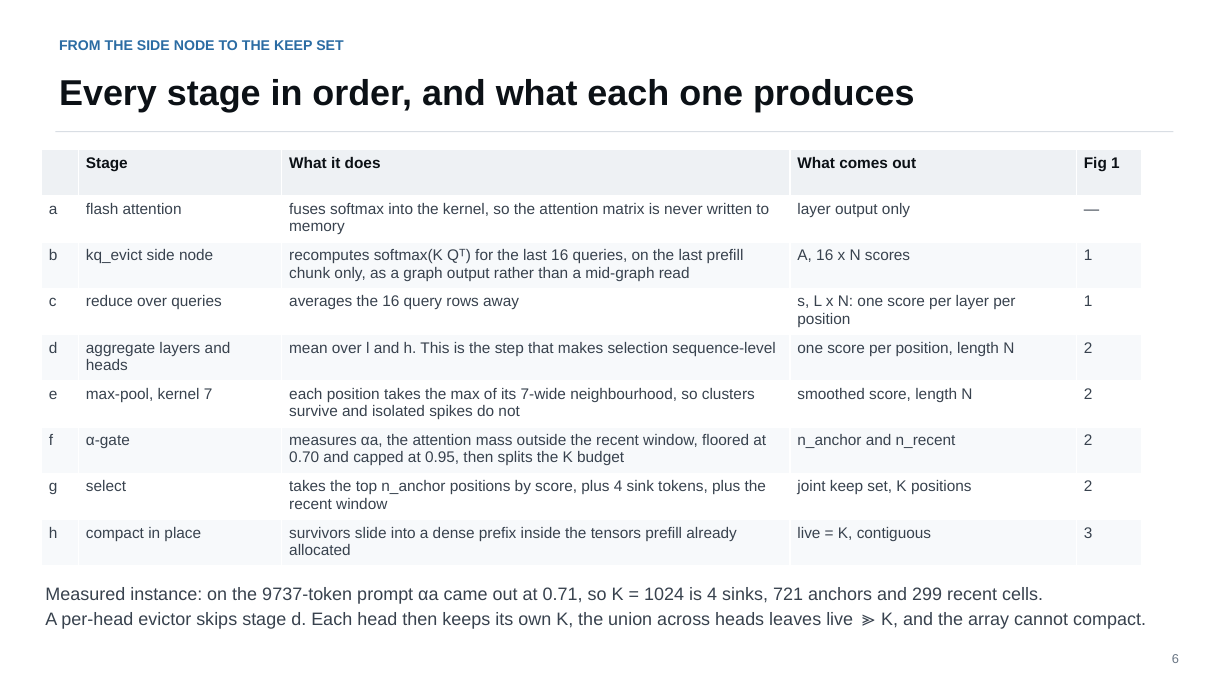
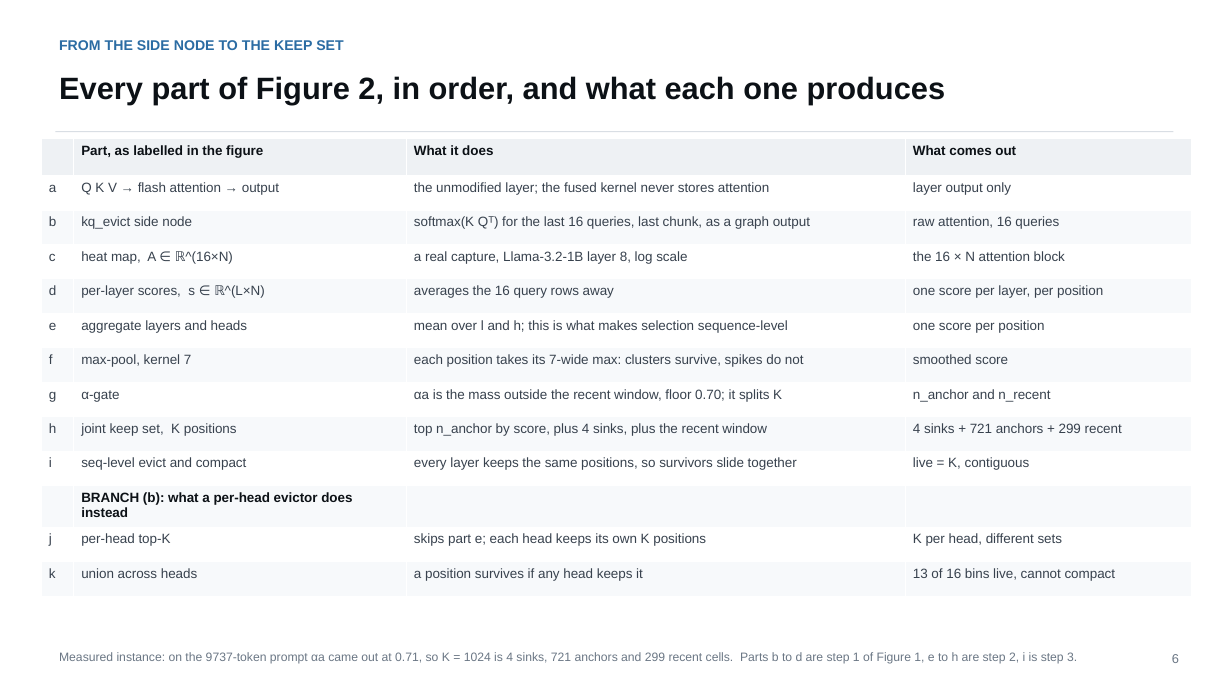
Before and after one commit to Romyull-Islam/EndurKV, a slide deck: slide 6 of muKV_full_deck.pptx. Drawn at 1232x693 pixels with LibreOffice and Linux fonts; fonts in the diff are those of the drawing. Boxes give left, top, right and bottom in pixels: in the first picture for what was removed or moved away, otherwise in the second. Text is boxed around its words. In the diff, an @@ line names an element or a change of style, - is before the commit and + after.

```diff
--- a/muKV_full_deck.pptx
+++ b/muKV_full_deck.pptx
@@ text at (x1=59, y1=76, x2=946, y2=104): text changed; size 28 to 24 pt @@
-Every stage in order, and what each one produces
+Every part of Figure 2, in order, and what each one produces
@@ table at (x1=42, y1=139, x2=1192, y2=587) @@
- | Stage | What it does | What comes out | Fig 1
-a | flash attention | fuses softmax into the kernel, so the attention matrix is never written to memory | layer output only | —
-b | kq_evict side node | recomputes softmax(K Qᵀ) for the last 16 queries, on the last prefill chunk only, as a graph output rather than a mid-graph read | A, 16 x N scores | 1
-c | reduce over queries | averages the 16 query rows away | s, L x N: one score per layer per position | 1
-d | aggregate layers and heads | mean over l and h. This is the step that makes selection sequence-level | one score per position, length N | 2
-e | max-pool, kernel 7 | each position takes the max of its 7-wide neighbourhood, so clusters survive and isolated spikes do not | smoothed score, length N | 2
-f | α-gate | measures αa, the attention mass outside the recent window, floored at 0.70 and capped at 0.95, then splits the K budget | n_anchor and n_recent | 2
-g | select | takes the top n_anchor positions by score, plus 4 sink tokens, plus the recent window | joint keep set, K positions | 2
-h | compact in place | survivors slide into a dense prefix inside the tensors prefill already allocated | live = K, contiguous | 3
+ | Part, as labelled in the figure | What it does | What comes out
+a | Q K V → flash attention → output | the unmodified layer; the fused kernel never stores attention | layer output only
+b | kq_evict side node | softmax(K Qᵀ) for the last 16 queries, last chunk, as a graph output | raw attention, 16 queries
+c | heat map, A ∈ ℝ^(16×N) | a real capture, Llama-3.2-1B layer 8, log scale | the 16 × N attention block
+d | per-layer scores, s ∈ ℝ^(L×N) | averages the 16 query rows away | one score per layer, per position
+e | aggregate layers and heads | mean over l and h; this is what makes selection sequence-level | one score per position
+f | max-pool, kernel 7 | each position takes its 7-wide max: clusters survive, spikes do not | smoothed score
+g | α-gate | αa is the mass outside the recent window, floor 0.70; it splits K | n_anchor and n_recent
+h | joint keep set, K positions | top n_anchor by score, plus 4 sinks, plus the recent window | 4 sinks + 721 anchors + 299 recent
+i | seq-level evict and compact | every layer keeps the same positions, so survivors slide together | live = K, contiguous
+ | BRANCH (b): what a per-head evictor does instead |  | 
+j | per-head top-K | skips part e; each head keeps its own K positions | K per head, different sets
+k | union across heads | a position survives if any head keeps it | 13 of 16 bins live, cannot compact
@@ table resized from (x1=42, y1=150, x2=1141, y2=566) to (x1=42, y1=139, x2=1192, y2=587) @@
@@ text at (x1=59, y1=652, x2=1077, y2=664): text changed; size 14 to 9.5 pt; text colour #38424E to #6B7785 @@
-Measured instance: on the 9737-token prompt αa came out at 0.71, so K = 1024 is 4 sinks, 721 anchors and 299 recent cells.
-A per-head evictor skips stage d. Each head then keeps its own K, the union across heads leaves live ≫ K, and the array cannot compact.
+Measured instance: on the 9737-token prompt αa came out at 0.71, so K = 1024 is 4 sinks, 721 anchors and 299 recent cells. Parts b to d are step 1 of Figure 1, e to h are step 2, i is step 3.
```
Also in this commit, not shown: 2 other files.
